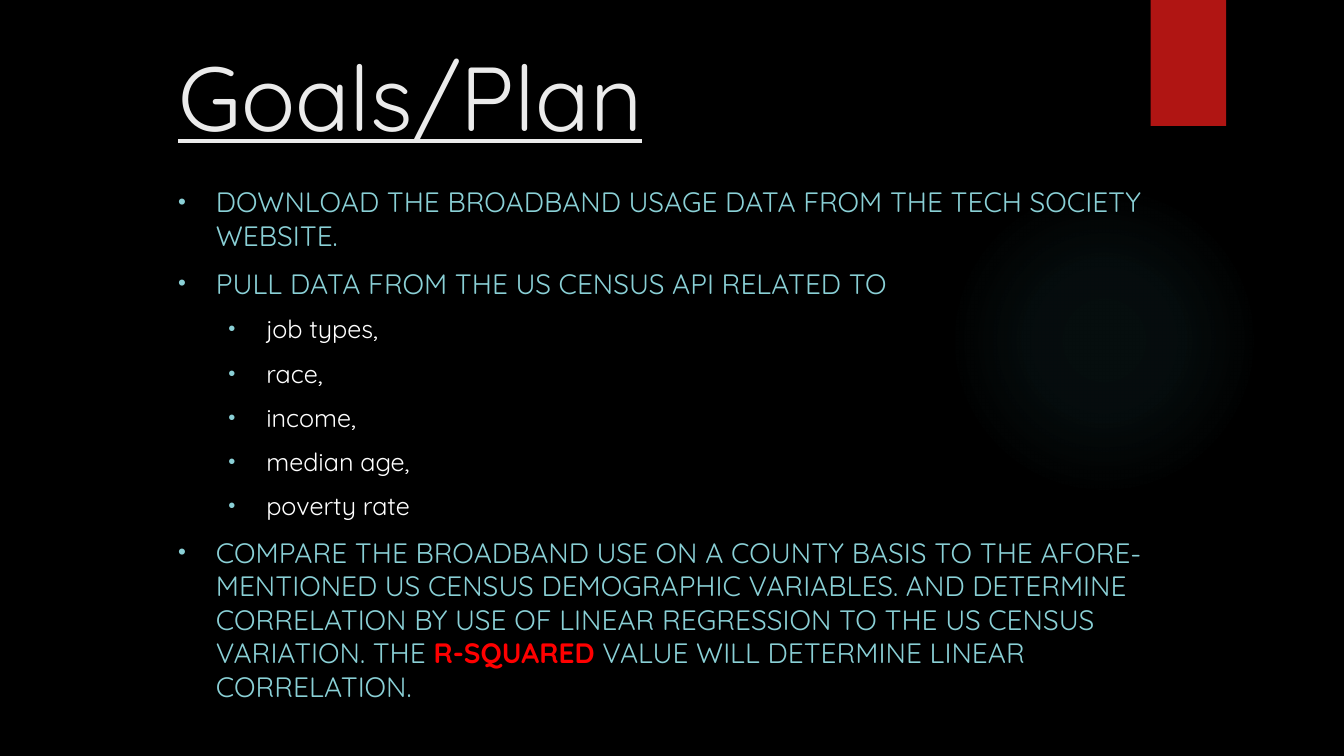
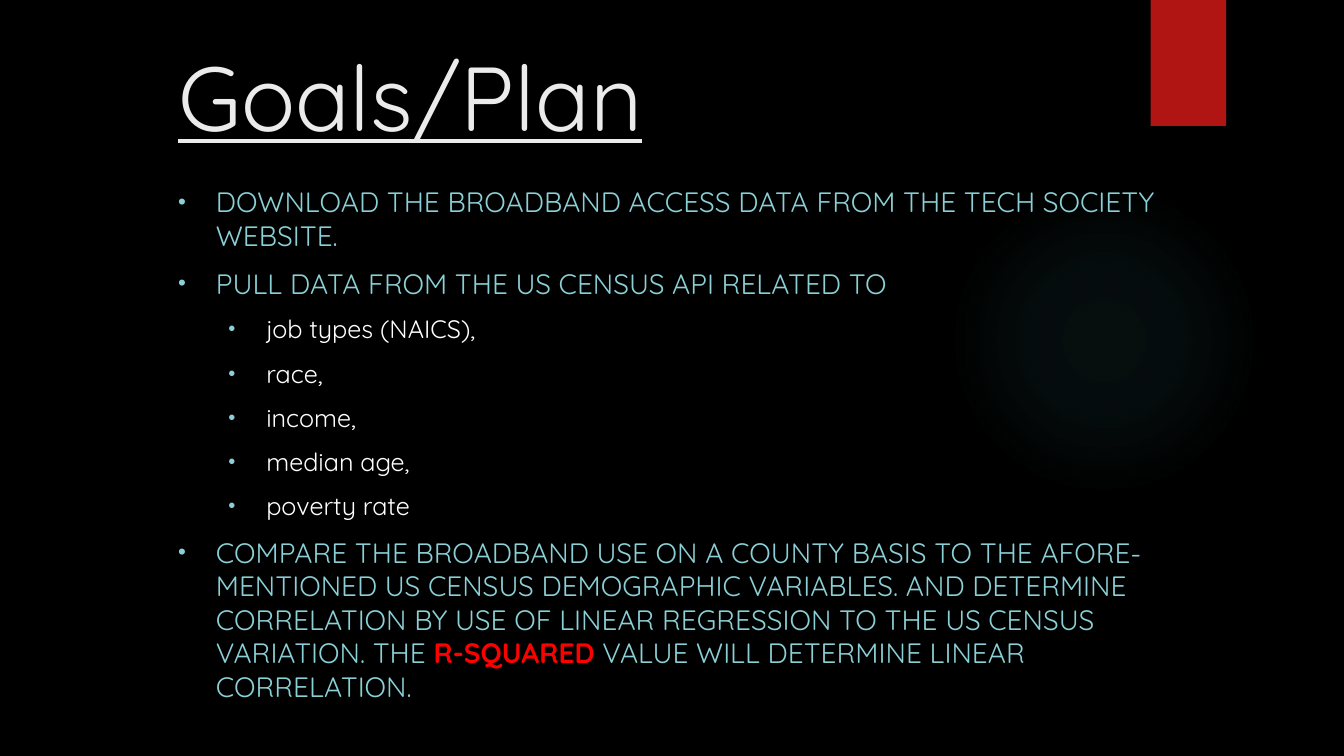
Before and after one commit to Falcon-d/Project-1-Broadband-Access, a slide deck: slide 3 of Project 1 Deck.pptx. Drawn at 1344x756 pixels with LibreOffice and Linux fonts; fonts in the diff are those of the drawing; background and template pictures are left out. Boxes give left, top, right and bottom in pixels: in the first picture for what was removed or moved away, otherwise in the second. Text is boxed around its words. In the diff, an @@ line names an element or a change of style, - is before the commit and + after.

```diff
--- a/Project 1 Deck.pptx
+++ b/Project 1 Deck.pptx
@@ subtitle at bbox=[216, 192, 1154, 247]: text changed @@
-• DOWNLOAD THE BROADBAND USAGE DATA FROM THE TECH SOCIETY WEBSITE.
+• DOWNLOAD THE BROADBAND ACCESS DATA FROM THE TECH SOCIETY WEBSITE.
@@ subtitle at bbox=[266, 319, 475, 343]: text changed @@
-  • job types,
+  • job types (NAICS),
```
Also in this commit, not shown: 4 other slides changed, 2 slides added, 1 slide removed.
